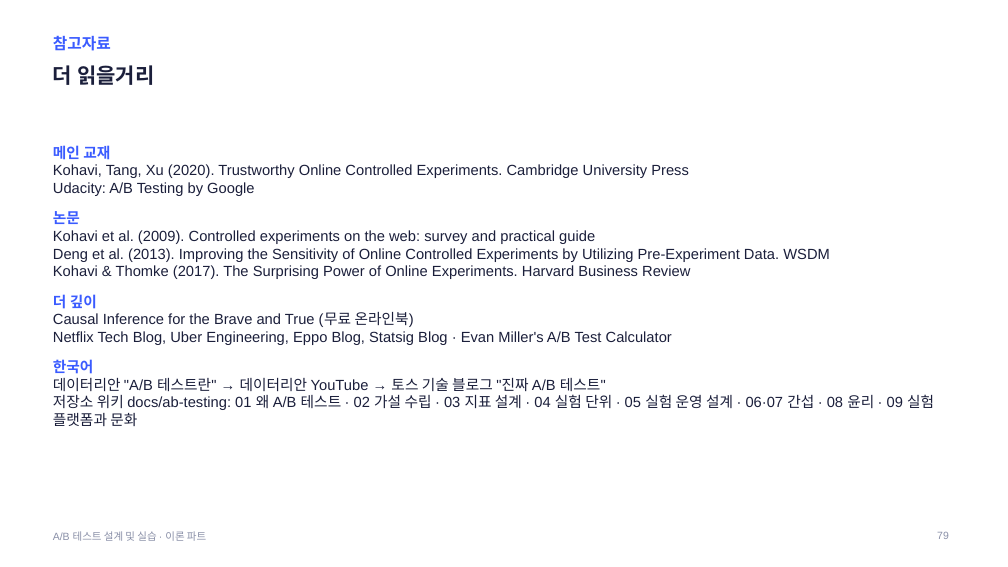
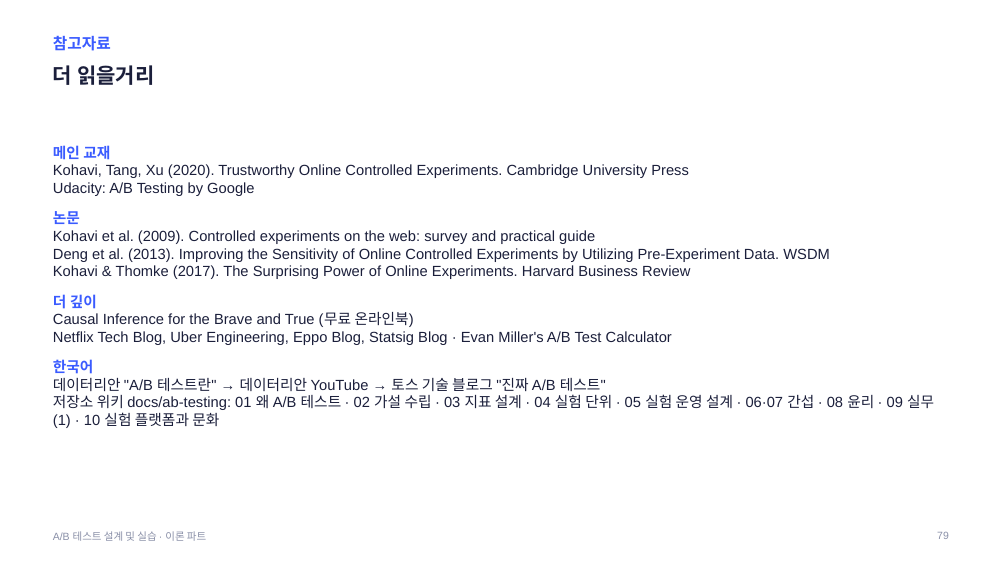
Before and after one commit to kkamret/quickmart-lab-rats, a slide deck: slide 79 of docs/lecture/ab-testing-theory.pptx. Drawn at 1008x567 pixels with LibreOffice and Linux fonts; fonts in the diff are those of the drawing. Boxes give left, top, right and bottom in pixels: in the first picture for what was removed or moved away, otherwise in the second. Text is boxed around its words. In the diff, an @@ line names an element or a change of style, - is before the commit and + after.

Commit message:
docs: 위키에 A/B 테스트 실무 (1) 개요 추가
- 09 A/B 테스트 실무 (1) 실험 실행과 결과 해석 추가 (원문 작성 전이라 개요만)
- 실험 플랫폼 글을 10편으로 이동하고 링크·목차 수정
- 이론 PPT의 위키 편 번호 참조와 가이드 기록 갱신

Refs #10

```diff
--- a/docs/lecture/ab-testing-theory.pptx
+++ b/docs/lecture/ab-testing-theory.pptx
@@ text at [53,394,934,428]: text changed @@
-저장소 위키 docs/ab-testing: 01 왜 A/B 테스트 · 02 가설 수립 · 03 지표 설계 · 04 실험 단위 · 05 실험 운영 설계 · 06·07 간섭 · 08 윤리 · 09 실험 플랫폼과 문화
+저장소 위키 docs/ab-testing: 01 왜 A/B 테스트 · 02 가설 수립 · 03 지표 설계 · 04 실험 단위 · 05 실험 운영 설계 · 06·07 간섭 · 08 윤리 · 09 실무 (1) · 10 실험 플랫폼과 문화
```
Also in this commit, not shown: 5 other slides changed, 7 other files.
